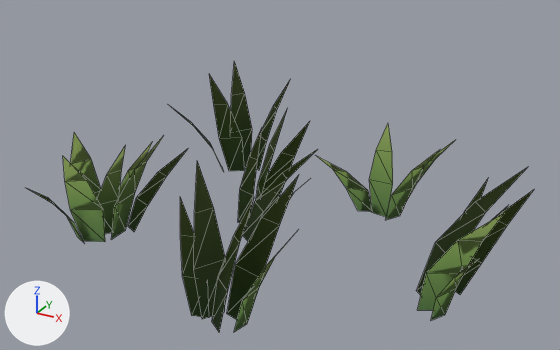
An edit to the Blender file TunaSweeper/SourceArt/Environment/ForestScatter/ForestLawnGrass.blend, drawn before and after from the same camera.
One viewpoint serves both versions: a 50 mm camera at (0.798, -1.453, 0.891) aimed at (-0.012, 0.019, 0.155). The axes (+X, +Y, +Z) are drawn at lower left. The lights are the same throughout. The picture after the commit comes second. Mesh edges are drawn as thin lines.

The first picture shows 'SM_ForestLawnGrass_LOD0'.
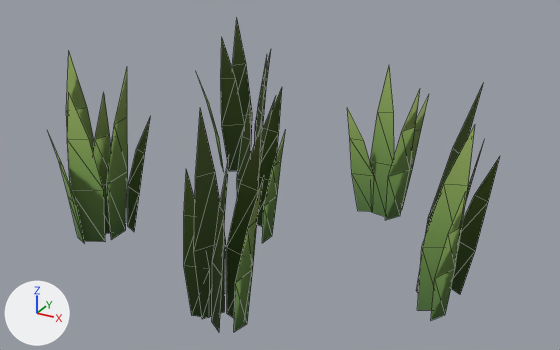
Changed parts and their boxes (x1, y1, x2, y2) in the pictures (560 x 350 px; the box of a moved part takes in the faces that stretch with it):
'SM_ForestLawnGrass_LOD0', reshaped (11% narrower, 15% taller): before (27, 61, 533, 332); after (48, 21, 500, 332)
part 1 of me_sm_forestlawngrass_lod0, moved or reshaped: before (27, 110, 454, 332); after (48, 52, 429, 332)
part 2 of me_sm_forestlawngrass_lod0, moved or reshaped: before (417, 166, 533, 320); after (416, 85, 500, 320)
part 3 of me_sm_forestlawngrass_lod0, moved or reshaped: before (169, 61, 291, 171); after (198, 21, 271, 171)

The change in detail:
me_sm_forestlawngrass_lod0 is used by ob_sm_forestlawngrass_lod0; parent ob_sm_forestlawngrass; location (0.0, 0.0, 0.0).
me_sm_forestlawngrass_lod0 had 217 vertices, 155 faces and spanned x -0.498..0.556, y -0.384..0.537, z -0.018..0.313.
me_sm_forestlawngrass_lod0 now has 217 vertices, 155 faces and spans x -0.459..0.48, y -0.379..0.445, z -0.018..0.469.
me_sm_forestlawngrass_lod0 part 1: 105 of 217 vertices moved; they spanned x -0.456..0.324, y -0.384..0.334, z 0.054..0.31 and now span x -0.459..0.248, y -0.374..0.332, z 0.087..0.464; mean shift (-0.017, -0.005, 0.073); largest move (-0.336, -0.303, 0.31) -> (-0.395, -0.231, 0.464).
me_sm_forestlawngrass_lod0 part 2: 30 of 217 vertices moved; they spanned x 0.387..0.556, y -0.213..0.156, z 0.056..0.313 and now span x 0.368..0.48, y -0.16..0.068, z 0.09..0.469; mean shift (-0.032, -0.006, 0.075); largest move (0.556, -0.034, 0.313) -> (0.458, -0.049, 0.469).
me_sm_forestlawngrass_lod0 part 3: 20 of 217 vertices moved; they spanned x -0.498..-0.259, y 0.241..0.537, z 0.056..0.28 and now span x -0.427..-0.262, y 0.286..0.445, z 0.09..0.42; mean shift (0.021, -0.016, 0.074); largest move (-0.396, 0.44, 0.28) -> (-0.357, 0.396, 0.42).
